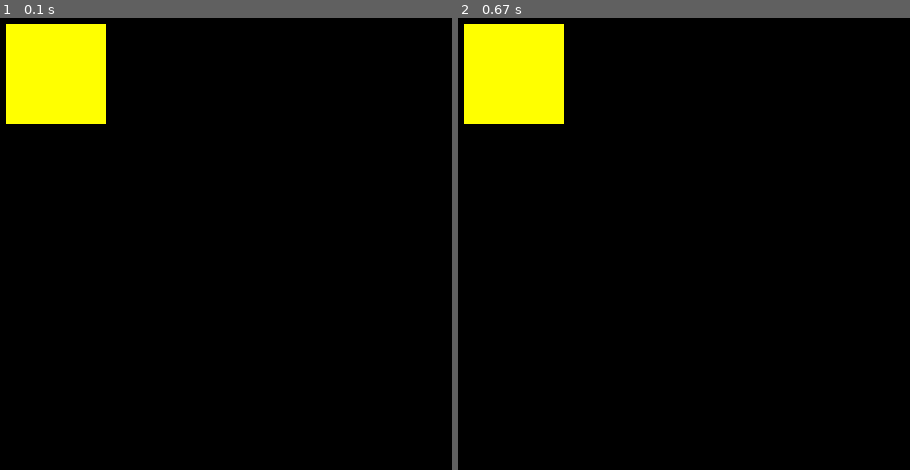
Above: before the commit, frames 1-2 (left to right).
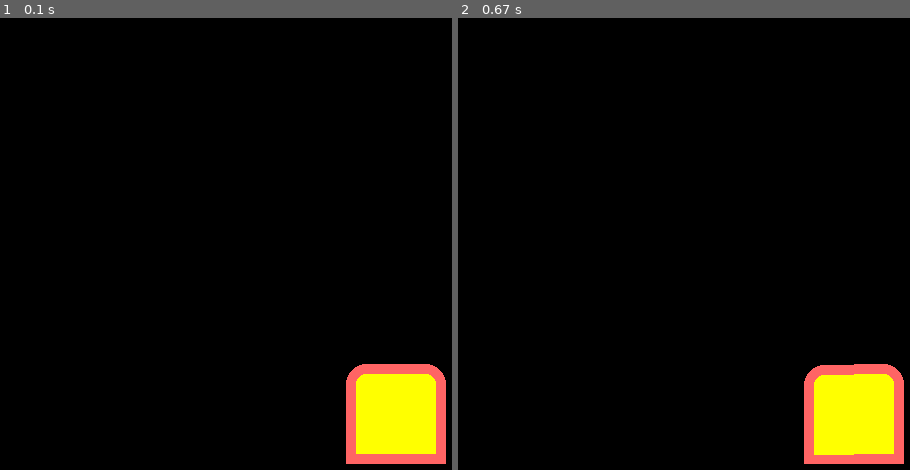
Above: after the commit, the same moments.

Repository: JyleFV/CoshUI
Game: pygame game, started from examples/example_pygame.py
Two runs of this game, one before a commit and one after it. Both use one fixed random seed, a clock stepped at 60 frames per second and the inputs below.
Inputs (mouse positions are in pixels of both pictures, inside the frame that each line leads up to):
- Up to frame 1 (0.1 s): no input
- Up to frame 2 (0.67 s): click (855, 415) at 0.38 s

The runs differ from the first frame. In frame 1, 9.7% of the frame differs, in the area x 1-99%, y 1-99%; in frame 2, 9.7%.

Commit message:
Finished draw_rect() in ModernGLBackend and fixed Raylib border radius rotation bug

Diff:
--- a/examples/example_moderngl_glfw.py
+++ b/examples/example_moderngl_glfw.py
@@ -18,11 +18,12 @@
 
     while not glfw.window_should_close(window):
         # Render here
-        ctx.clear(0.1, 0.1, 0.1, 1.0)
+        ctx.clear(0.0, 0.0, 0.0, 1.0)
 
-        with cui.CoshUIRenderer(backend, cui.DEBUG):
-            with cui.Container(id="main_root", width=cui.FILL, height=cui.FILL, padding=10):
-                cui.Container(id="test", width=100, height=100, style=cui.CoshStyling(background_color=(255, 255, 0), alpha=10, border_radius=20))
+        with cui.CoshUIRenderer(backend):
+            with cui.Container(id="main_root", width=cui.FILL, height=cui.FILL, padding=10, align=cui.ALIGN_CENTER, justify=cui.JUSTIFY_CENTER):
+                with cui.Container(id="test", width=100, height=100, overflow=cui.HIDDEN, align=cui.ALIGN_CENTER, justify=cui.JUSTIFY_CENTER, style=cui.CoshStyling(background_color=(255, 255, 0), border=((255, 100, 100), 10), border_radius=(20, 20, 0, 0))):
+                    cui.Container(id="test2", width=50, height=510, style=cui.CoshStyling(background_color=(255, 0, 255)))
 
         if cui.get_signal("test", cui.CLICKED):
             cui.animate("transform_rotation", "test", 45.0, 1.0, "ease_out_bounce")
--- a/examples/example_moderngl_mglw.py
+++ b/examples/example_moderngl_mglw.py
@@ -29,7 +29,7 @@
 
         with cui.CoshUIRenderer(self.coshui_backend, cui.DEBUG):
             with cui.Container(id="main_root", width=cui.FILL, height=cui.FILL, padding=10):
-                cui.Container(id="test", width=100, height=100, style=cui.CoshStyling(background_color=(255, 255, 0), alpha=10, border_radius=20))
+                cui.Container(id="test", width=100, height=100, style=cui.CoshStyling(background_color=(255, 255, 0), border=((255, 0, 0), 5), alpha=10, border_radius=(5, 20, 5, 20)))
 
         if cui.get_signal("test", cui.CLICKED):
             cui.animate("transform_rotation", "test", 45.0, 1.0, "ease_out_bounce")
--- a/examples/example_pygame.py
+++ b/examples/example_pygame.py
@@ -22,9 +22,9 @@
 
         screen.fill(BLACK)
 
-        with cui.CoshUIRenderer(cui.PygameBackend(screen), cui.DEBUG):
-            with cui.Container(id="main_root", width=cui.FILL, height=cui.FILL, padding=10):
-                cui.Container(id="test", width=100, height=100, style=cui.CoshStyling(background_color=(255, 255, 0)))
+        with cui.CoshUIRenderer(cui.PygameBackend(screen)):
+            with cui.Container(id="main_root", width=cui.FILL, height=cui.FILL, padding=10, align=cui.ALIGN_CENTER, justify=cui.JUSTIFY_CENTER):
+                cui.Container(id="test", width=100, height=100, style=cui.CoshStyling(background_color=(255, 255, 0), border=((255, 100, 100), 10), border_radius=(20, 20, 0, 0)))
 
         if cui.get_signal("test", cui.CLICKED):
             cui.animate("transform_rotation", "test", 45.0, 1.0, "ease_out_bounce")
--- a/examples/example_raylib.py
+++ b/examples/example_raylib.py
@@ -14,27 +14,16 @@
         rl.begin_drawing()
         rl.clear_background(rl.BLACK)
 
-        with cui.CoshUIRenderer(cui.RaylibBackend(), cui.DEBUG):
-            with cui.Container(id="container_1", width=cui.FILL, height=cui.FILL, style=cui.CoshStyling(background_color=(80, 75, 255)), align=cui.ALIGN_CENTER, justify=cui.JUSTIFY_CENTER):
-                with cui.Container(id="main_container", direction=cui.COLUMN, align=cui.ALIGN_CENTER, justify=cui.JUSTIFY_CENTER, gap=15, style=cui.CoshStyling(background_color=(255, 200, 200))):
-                    cui.Label(id="main_label", text="CoshUI Menu", font_size=52)
-                    cui.Button(id="settings_button", text="Settings is a stupid thing to talk about and I don't like it", text_overflow=cui.TEXT_WRAP, height=50, text_justify=cui.TEXT_JUSTIFY_CENTER)
-                    cui.Button(id="quit_button", text="Quit", height=50, width=150, style=cui.CoshStyling(transform_rotation=45.0))
-                    cui.Image(id="test_image", src="assets/image.png", width=75, height=75)
+        with cui.CoshUIRenderer(cui.RaylibBackend()):
+            with cui.Container(id="main_root", width=cui.FILL, height=cui.FILL, padding=10, align=cui.ALIGN_CENTER, justify=cui.JUSTIFY_CENTER):
+                cui.Container(id="test", width=100, height=100, style=cui.CoshStyling(background_color=(255, 255, 0), border=((255, 100, 100), 10), border_radius=(20, 20, 0, 0)))
 
         rl.end_drawing()
 
-        if cui.get_signal("settings_button", cui.CLICKED):
-            cui.animate("transform_scale", "main_label", 1.2, 0.25, "ease_in")
-            cui.animate("background_color", "main_container", (255, 0, 0), 1.5, "ease_in")
-        if cui.get_signal("settings_button", cui.RELEASED):
-            cui.animate("transform_scale", "main_label", 1.0, 0.25, "ease_in")
-            cui.animate("background_color", "main_container", (255, 200, 200), 1.5, "ease_out")
-
-        if cui.get_signal("test_image", cui.CLICKED):
-            cui.animate("transform_position", "test_image", (0, 30), 0.5, "ease_out_bounce")
-        if cui.get_signal("test_image", cui.RELEASED):
-            cui.animate("transform_position", "test_image", (0, 0), 0.5, "ease_out_bounce")
+        if cui.get_signal("test", cui.CLICKED):
+            cui.animate("transform_rotation", "test", 45.0, 1.0, "ease_out_bounce")
+        if cui.get_signal("test", cui.RELEASED):
+            cui.animate("transform_rotation", "test", 0.0, 1.0, "ease_out_bounce")
 
         if cui.get_signal("quit_button", cui.RELEASED):
             break;
--- a/src/coshui/backends/frameworks/raylib_backend.py
+++ b/src/coshui/backends/frameworks/raylib_backend.py
@@ -34,46 +34,51 @@
         top_left, top_right, bottom_right, bottom_left = resolve_border_radius(border_radius)
 
         if rotation != 0.0:
-            origin = raylibpy.Vector2(w / 2, h / 2)
-            raylib_rotation = -rotation
-
-            if border is not None:
-                b_color, b_width = border
-                b_rl_color = raylibpy.Color(b_color[0], b_color[1], b_color[2], int(alpha))
-                border_rect = raylibpy.Rectangle(x + w / 2, y + h / 2, w + b_width * 2, h + b_width * 2)
-                border_origin = raylibpy.Vector2(w / 2 + b_width, h / 2 + b_width)
-                raylibpy.draw_rectangle_pro(border_rect, border_origin, raylib_rotation, b_rl_color)
-
-            rect = raylibpy.Rectangle(x + w / 2, y + h / 2, w, h)
-            raylibpy.draw_rectangle_pro(rect, origin, raylib_rotation, final_color)
-        elif top_left == top_right == bottom_right == bottom_left:
+            center_x = x + w / 2
+            center_y = y + h / 2
+
+            raylibpy.rl_push_matrix()
+            raylibpy.rl_translatef(center_x, center_y, 0)
+            raylibpy.rl_rotatef(-rotation, 0, 0, 1)
+            raylibpy.rl_translatef(-center_x, -center_y, 0)
+
+        if top_left == top_right == bottom_right == bottom_left:
             rect = raylibpy.Rectangle(x, y, w, h)
+
             roundness = 0.0
             if top_left > 0 and min(w, h) > 0:
                 roundness = min((top_left * 2) / min(w, h), 1.0)
 
             if roundness > 0:
                 raylibpy.draw_rectangle_rounded(rect, roundness, 16, final_color)
+
                 if border is not None:
                     b_color, b_width = border
                     b_rl_color = raylibpy.Color(b_color[0], b_color[1], b_color[2], int(alpha))
                     raylibpy.draw_rectangle_rounded_lines_ex(rect, roundness, 16, b_width, b_rl_color)
+
             else:
                 raylibpy.draw_rectangle(int(x), int(y), int(w), int(h), final_color)
+
                 if border is not None:
                     b_color, b_width = border
                     b_rl_color = raylibpy.Color(b_color[0], b_color[1], b_color[2], int(alpha))
                     raylibpy.draw_rectangle_lines_ex(rect, b_width, b_rl_color)
+
         else:
-            _draw_asymmetric_rect(x, y, w, h, top_left, top_right, bottom_right, bottom_left, final_color)
             if border is not None:
                 b_color, b_width = border
                 b_rl_color = raylibpy.Color(b_color[0], b_color[1], b_color[2], int(alpha))
+
                 _draw_asymmetric_rect(x, y, w, h, top_left, top_right, bottom_right, bottom_left, final_color, b_rl_color, b_width)
+            else:
+                _draw_asymmetric_rect(x, y, w, h, top_left, top_right, bottom_right, bottom_left, final_color)
+
+        if rotation != 0.0:
+            raylibpy.rl_pop_matrix()
 
         if clip_rect:
             raylibpy.end_scissor_mode()
-
 
     def _draw_text(self, text, x, y, w, h, font_path, font_size, scale, color, align, justify, clip_rect, text_clip, alpha, rotation):
         FONT_LOAD_SIZE = 128
@@ -283,3 +288,5 @@
     mid_h = h - max(top_left_rounded, top_right_rounded) - max(bottom_left_rounded, bottom_right_rounded)
     if mid_h > 0:
         raylibpy.draw_rectangle(int(x), int(mid_y), int(w), int(mid_h), color)
+
+# endregion
--- a/src/coshui/backends/graphics/glsl/rect.frag
+++ b/src/coshui/backends/graphics/glsl/rect.frag
@@ -5,30 +5,44 @@
 
 uniform vec4 inColor;
 uniform vec2 uSize;
-uniform vec4 uRadius; // (Top-Left, Top-Right, Bottom-Right, Bottom-Left)
+uniform vec4 uRadius;
 
-// Bulletproof independent corner radius SDF
-float sdRoundedBox(vec2 p, vec2 b, vec4 r) {
-    // Select the correct radius value based on which quadrant the pixel lies in
-    // Top-Left (x <= 0, y >= 0), Top-Right (x > 0, y >= 0)
-    // Bottom-Right (x > 0, y < 0), Bottom-Left (x <= 0, y < 0)
+uniform float uBorderWidth;
+uniform vec4 uBorderColor;
+
+float sdRoundedBox(vec2 p, vec2 b, vec4 r)
+{
     vec2 select_r = (p.x > 0.0) ? r.yz : r.xw;
-    float radius  = (p.y > 0.0) ? select_r.x : select_r.y;
+    float radius = (p.y < 0.0) ? select_r.x : select_r.y;
 
     vec2 q = abs(p) - b + vec2(radius);
+
     return min(max(q.x, q.y), 0.0) + length(max(q, 0.0)) - radius;
 }
 
-void main() {
+void main()
+{
+    // Convert UVs (0..1) into local pixel coordinates
     vec2 p = (vTexCoord - 0.5) * uSize;
 
-    p.y = -p.y;
+    vec2 outerHalf = uSize * 0.5;
 
-    vec2 halfSize = uSize * 0.5;
+    // Inner shape used to carve out the border
+    vec2 innerHalf = max(outerHalf - vec2(uBorderWidth), vec2(0.0));
+    vec4 innerRadius = max(uRadius - vec4(uBorderWidth), vec4(0.0));
 
-    float distance = sdRoundedBox(p, halfSize, uRadius);
+    float outerDist = sdRoundedBox(p, outerHalf, uRadius);
+    float innerDist = sdRoundedBox(p, innerHalf, innerRadius);
 
-    float alpha_mask = 1.0 - smoothstep(-1.0, 0.0, distance);
+    // Anti-aliased masks
+    float outerMask = 1.0 - smoothstep(-1.0, 0.0, outerDist);
+    float innerMask = 1.0 - smoothstep(-1.0, 0.0, innerDist);
 
-    FragColor = vec4(inColor.rgb, inColor.a * alpha_mask);
+    // Ring between outer and inner shapes
+    float borderMask = clamp(outerMask - innerMask, 0.0, 1.0);
+
+    vec3 rgb = inColor.rgb * innerMask + uBorderColor.rgb * borderMask;
+    float alpha = inColor.a * innerMask + uBorderColor.a * borderMask;
+
+    FragColor = vec4(rgb, alpha);
 }
--- a/src/coshui/backends/graphics/moderngl_backend.py
+++ b/src/coshui/backends/graphics/moderngl_backend.py
@@ -16,7 +16,7 @@
 except ImportError:
     moderngl = None
 
-
+# NOTE: An optimization route in the future is batching, but I'm not very good at GLSL so I can't make an uber shader that helps with that.
 class ModernGLBackend(CoshBackend):
     def __init__(self, context, driver : Windower):
         if moderngl is None:
@@ -26,6 +26,9 @@
         self.context = context
         self.driver = driver.value()
 
+        self.context.enable(moderngl.BLEND)
+        self.context.blend_func = moderngl.SRC_ALPHA, moderngl.ONE_MINUS_SRC_ALPHA
+
         self._orthographic_matrix = None
         self._cached_size = (0, 0)
 
@@ -34,6 +37,9 @@
         self.rect_vao = self.context.vertex_array(self.rect_shader, [(self.rect_vbo, '2f', 'aPos')])
 
     def _draw_rect(self, x, y, w, h, color, border_radius, alpha, border, clip_rect, rotation):
+        if clip_rect:
+            self.context.scissor = clip_rect
+
         vertices = _get_rect_vertices(x, y, w, h)
         self.rect_vbo.write(vertices)
 
@@ -42,11 +48,21 @@
 
         r, g, b = color
         gpu_radius = resolve_border_radius(border_radius)
+        half_min = min(w, h) / 2.0
+        gpu_radius = tuple(min(float(rad), half_min) for rad in gpu_radius)
 
         self.rect_shader['inColor'].value = (r / 255.0, g / 255.0, b / 255.0, alpha / 255.0)
         self.rect_shader['uElementPos'].value = (float(x), float(y))
         self.rect_shader['uSize'].value = (float(w), float(h))
-        self.rect_shader['uRadius'].value = tuple(float(r) for r in gpu_radius)
+        self.rect_shader['uRadius'].value = gpu_radius
+
+        if border is not None:
+            b_color, b_width = border
+            self.rect_shader['uBorderWidth'].value = float(b_width)
+            self.rect_shader['uBorderColor'].value = (b_color[0]/255.0, b_color[1]/255.0, b_color[2]/255.0, alpha/255.0)
+        else:
+            self.rect_shader['uBorderWidth'].value = 0.0
+            self.rect_shader['uBorderColor'].value = (0.0, 0.0, 0.0, 0.0)
 
         self.rect_shader['uRotation'].value = rotation
         self.rect_shader['uCenter'].value = (center_x, center_y)
@@ -54,10 +70,13 @@
 
         self.rect_vao.render(moderngl.TRIANGLES)
 
-    def _draw_text(self):
+        if clip_rect:
+            self.context.scissor = None
+
+    def _draw_text(self, text, x, y, w, h, font_path, font_size, scale, color, align, justify, clip_rect, text_overflow, alpha, rotation):
         pass
 
-    def _draw_image(self):
+    def _draw_image(self, img_path, x ,y, w, h, alpha, clip_rect, rotation):
         pass
 
     def flush(self, render_stack : list[RenderContext]):
@@ -93,6 +112,7 @@
 
     def _get_orthographic_matrix(self) -> np.ndarray:
         width, height = self.get_size()
+        self.context.viewport = (0, 0, width, height)
         self._orthographic_matrix = np.array([
             2.0 / width, 0.0, 0.0, 0.0,
             0.0, -2.0 / height, 0.0, 0.0,
@@ -133,7 +153,7 @@
 
         left, top,
         right, bottom,
-        left, bottom
+        left, bottom,
     ], dtype=np.float32)
 
 # endregion
--- a/src/coshui/debug.py
+++ b/src/coshui/debug.py
@@ -19,17 +19,29 @@
 
         self.window.protocol("WM_DELETE_WINDOW", on_close)
 
+        # Create Notebook tab navigator element
+        self.notebook = ttk.Notebook(self.window)
+        self.notebook.pack(fill="both", expand=True)
+
+        # Tab Frames
+        debugger_frame = ttk.Frame(self.notebook)
+        profiler_frame = ttk.Frame(self.notebook)
+
+        self.notebook.add(debugger_frame, text="Debugger")
+        self.notebook.add(profiler_frame, text="Profiler")
+
         self.selected_node = None
         self.selected_class = None
 
-        self.tree = ttk.Treeview(self.window)
+        # Relocate elements into ui_tree_frame parent layout container
+        self.tree = ttk.Treeview(debugger_frame)
         self.tree.heading("#0", text="UI Tree Preview", anchor="w")
         self.tree.pack(fill="both", expand=True, padx=5, pady=5)
 
-        prop_label = tk.Label(self.window, text="Selected Node Properties:", anchor="w")
+        prop_label = tk.Label(debugger_frame, text="Selected Node Properties:", anchor="w")
         prop_label.pack(fill="x", padx=5, pady=2)
 
-        self.prop_text = tk.Text(self.window, height=30, bg="#f8f9fa", state="disabled", wrap="none")
+        self.prop_text = tk.Text(debugger_frame, height=30, bg="#f8f9fa", state="disabled", wrap="none")
         self.prop_text.pack(fill="x", padx=5, pady=5)
 
         def on_select(event):
Not shown, changed: CHANGELOG.md
Not shown, changed: examples/examples.md
